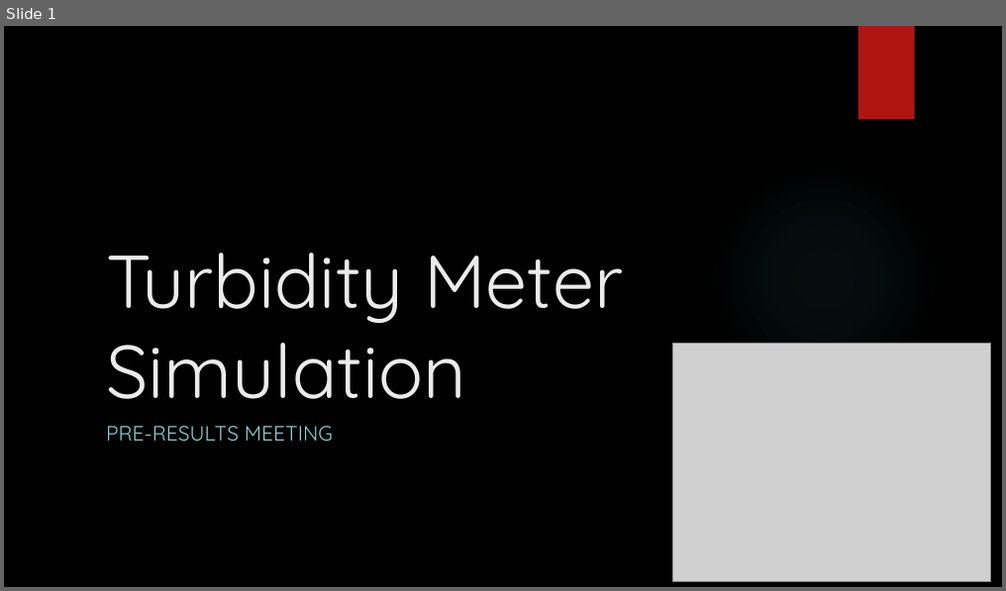
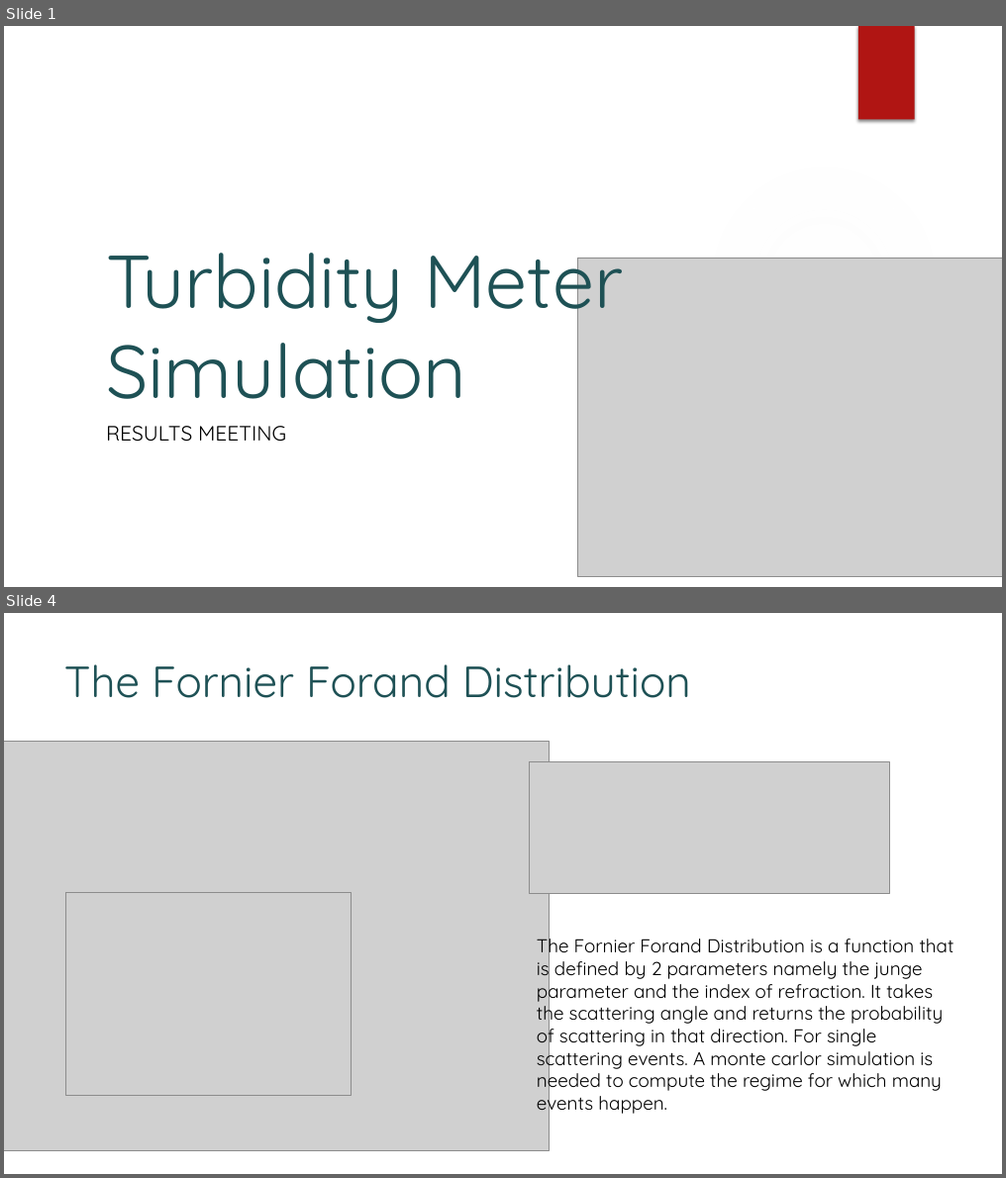
Before and after one commit to KAANVOLKAN05/GPGPU_Research, a slide deck: TurbidityMeterStudy/MonteCarloProj/Presentation for West River.pptx. Shown one above the other, each under a label of ours: slide 1 before the commit, slides 1 and 4 after it; the slides between them are not shown. The pictures are 1006x591 and 1006x1178 pixels, drawn with LibreOffice and Linux fonts; fonts in the diff are those of the drawing; grey boxes stand for pictures; background and template pictures are left out. Boxes give left, top, right and bottom in pixels: in the first picture for what was removed or moved away, otherwise in the second. Text is boxed around its words. In the diff, an @@ line names an element or a change of style, - is before the commit and + after.

```diff
--- a/TurbidityMeterStudy/MonteCarloProj/Presentation for West River.pptx
+++ b/TurbidityMeterStudy/MonteCarloProj/Presentation for West River.pptx
@@ slide 4 added at <box>4,613,1002,1174</box>, background #FFFFFF @@
@@ title added at <box>64,664,691,698</box>, 42 pt, text #1E5155 @@
+The Fornier Forand Distribution
@@ picture added at <box>4,741,549,1152</box> @@
@@ picture added at <box>530,761,890,894</box> @@
@@ picture added at <box>66,893,351,1096</box> @@
@@ text added at <box>537,933,954,1116</box>, 18 pt, text #000000 @@
+The Fornier Forand Distribution is a function that is defined by 2 parameters namely the junge parameter and the index of refraction. It takes the scattering angle and returns the probability of scattering in that direction. For single scattering events. A monte carlor simulation is needed to compute the regime for which many events happen.
@@ slide 1 changed as well @@
@@ background picture (left out) to #FFFFFF @@
@@ title "Turbidity Meter Simulation" at <box>106,253,623,399</box>: text colour #EBEBEB to #1E5155 @@
@@ ellipse at <box>709,163,939,393</box>: fill gradient #50B9C1 to gradient #F3F3F3 @@
@@ picture: place and size @@
-picture at <box>673,344,991,581</box>
+picture at <box>578,258,1002,576</box>
@@ subtitle at <box>106,426,286,442</box>: text changed; text colour #8AD0D6 to #000000 @@
-PRE-RESULTS MEETING
+RESULTS MEETING
```
Also in this commit, not shown: 24 other slides changed, 18 other slides added, 1 slide removed.
